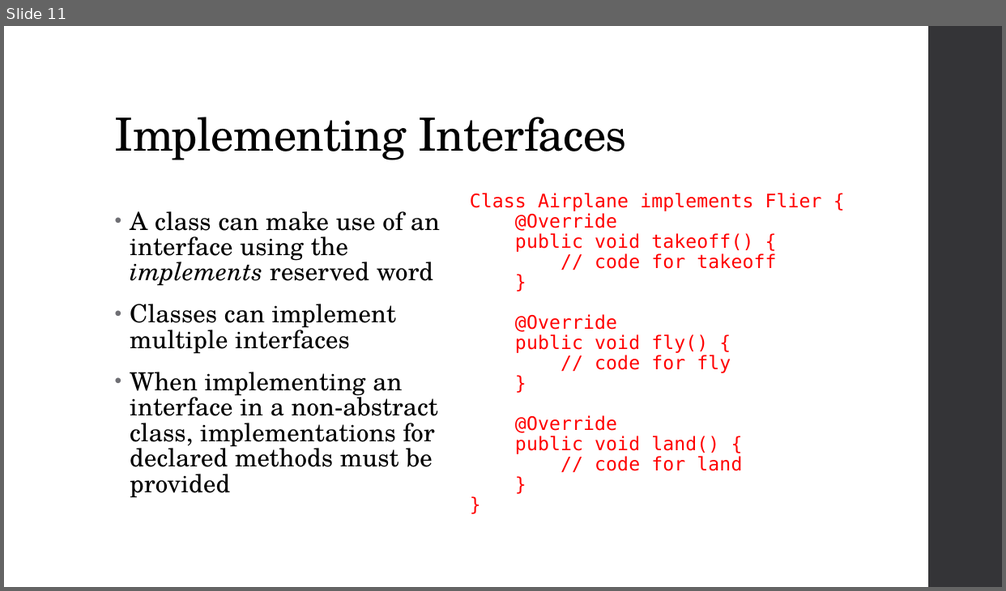
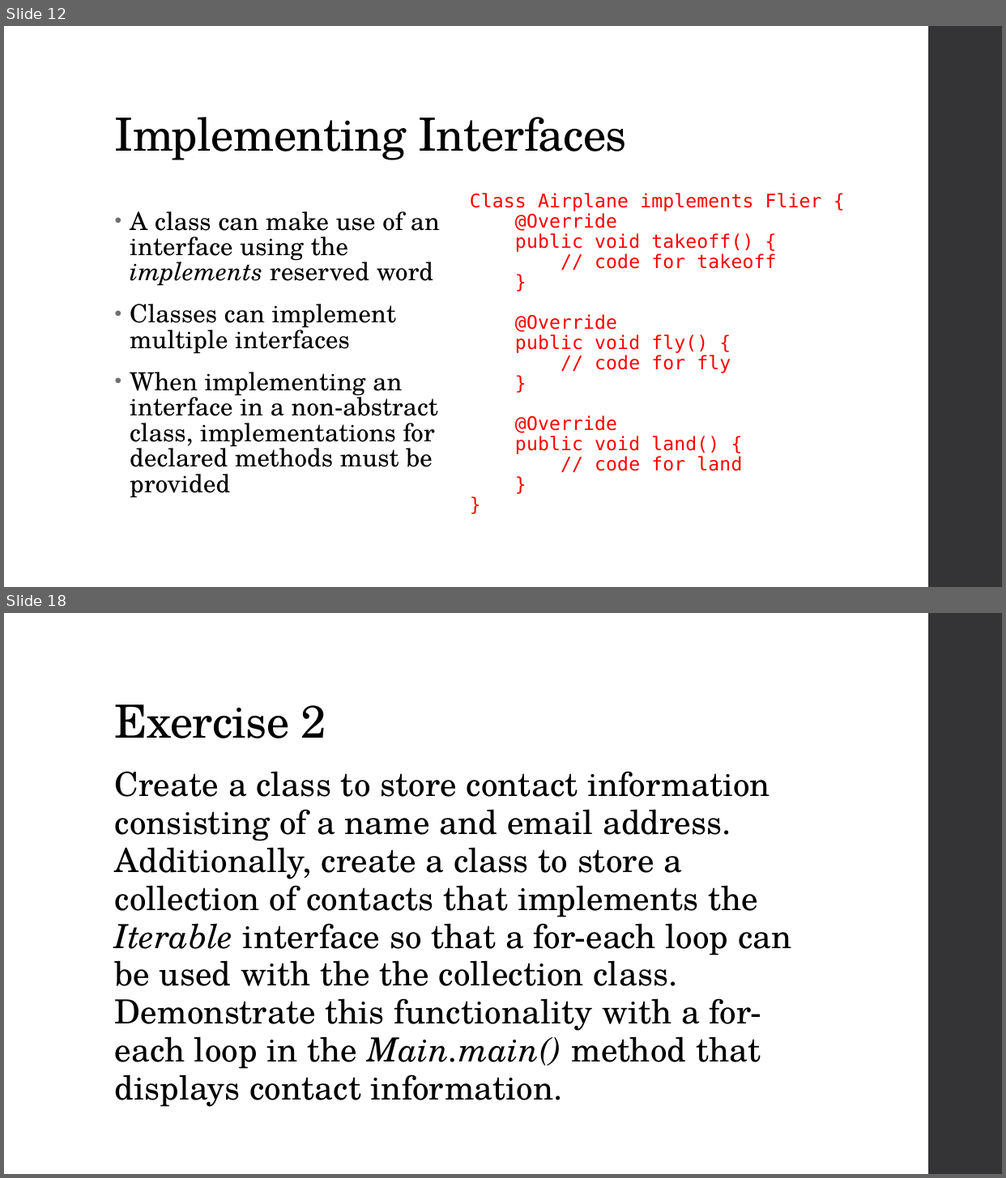
Before and after one commit to zarthur/CSCC-Fundamentals-Android-Notes, a slide deck: week_09_10/week_09_10.pptx. Shown one above the other, each under a label of ours: slide 11 before the commit, slides 12 and 18 after it; the slides between them are not shown. The pictures are 1006x591 and 1006x1178 pixels, drawn with LibreOffice and Linux fonts; fonts in the diff are those of the drawing. Boxes give left, top, right and bottom in pixels: in the first picture for what was removed or moved away, otherwise in the second. Text is boxed around its words. In the diff, an @@ line names an element or a change of style, - is before the commit and + after.

```diff
--- a/week_09_10/week_09_10.pptx
+++ b/week_09_10/week_09_10.pptx
@@ slide 18 added at [4, 613, 1002, 1174], background #FFFFFF; not listed: 1 template element that a slide beside it also shows @@
@@ title added at [115, 705, 326, 739], 44 pt, text #000000 @@
+Exercise 2
@@ text added at [115, 771, 791, 1107], 32 pt, text #000000 @@
+Create a class to store contact information consisting of a name and email address. Additionally, create a class to store a collection of contacts that implements the Iterable interface so that a for-each loop can be used with the the collection class. Demonstrate this functionality with a for-each loop in the Main.main() method that displays contact information.
@@ what was slide 11 is now slide 12 @@
```
Also in this commit, not shown: 6 other slides added, 1 other file.
